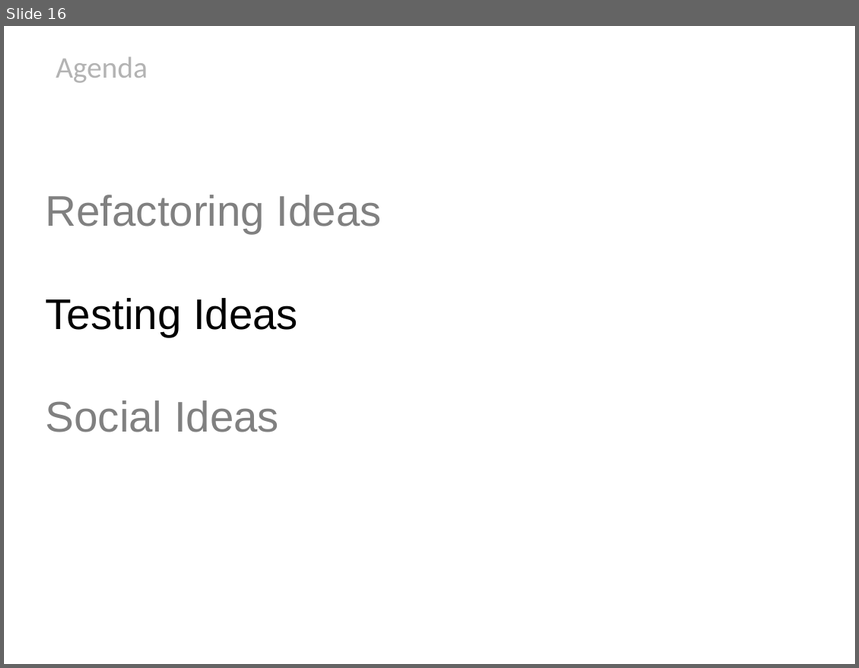
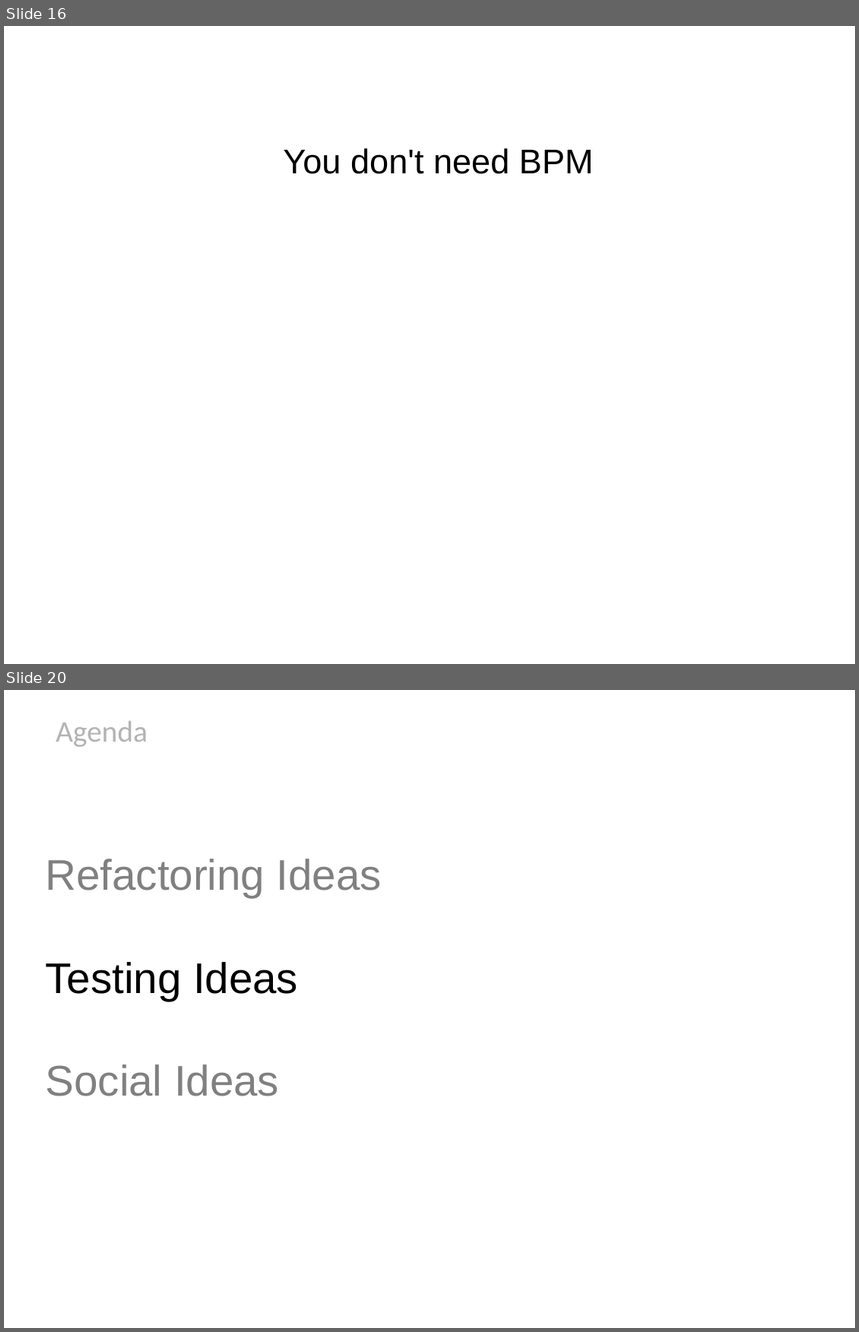
Before and after one commit to HamletDRC/presentations, a slide deck: newideasforoldcode/NewIdeasForOldCode_Confess2011.odp. Shown one above the other, each under a label of ours: slide 16 before the commit, slides 16 and 20 after it; the slides between them are not shown. The pictures are 859x668 and 859x1332 pixels, drawn with LibreOffice and Linux fonts; fonts in the diff are those of the drawing; background and template pictures are left out. Boxes give left, top, right and bottom in pixels: in the first picture for what was removed or moved away, otherwise in the second. Text is boxed around its words. In the diff, an @@ line names an element or a change of style, - is before the commit and + after.

```diff
--- a/newideasforoldcode/NewIdeasForOldCode_Confess2011.odp
+++ b/newideasforoldcode/NewIdeasForOldCode_Confess2011.odp
@@ slide 16 added at <box>4,26,855,664</box>, background picture (left out) @@
@@ subtitle added at <box>283,148,594,174</box>, 32 pt, text #000000 @@
+You don't need BPM
@@ what was slide 16 is now slide 20 @@
```
Also in this commit, not shown: 3 other slides added, 2 slides removed, 5 other files.
